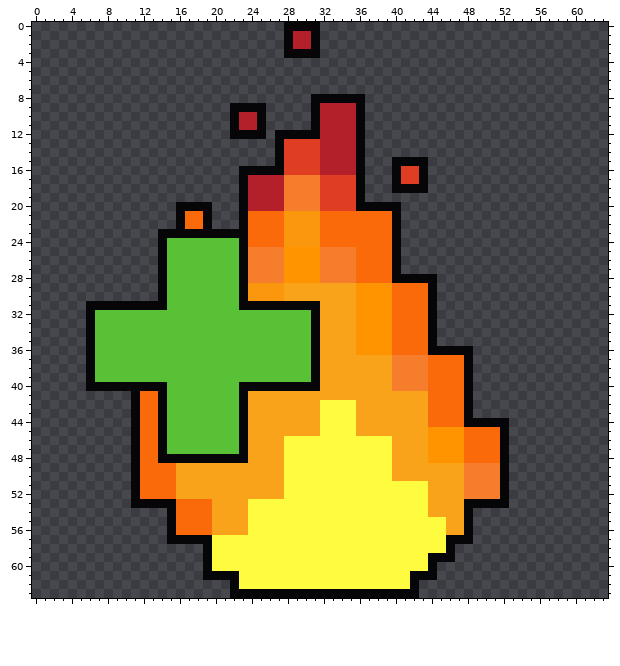
Pixel-art sprite, stored at assets/images/items/ember.png. The picture above was drawn from the file before the commit.
The file is 64x64 pixels.
The result:
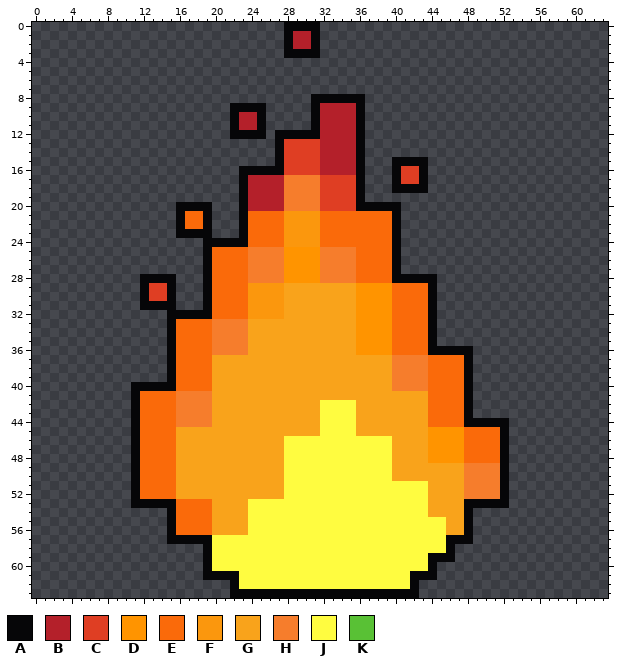
Palette (. is transparent): A #060608  B #b4202a  C #df3e23  D #ff9400  E #fa6a0a  F #fb970d  G #f9a31b  H #f67d2c  J #fffc40  K #59c135
Commit: Changing embers hud element based on available embers
What changed:
y 23: x 14..15 AA -> ..; x 20..22 AAA -> ...
y 24: x 14..22 AKKKKKKKK -> .....AAAA
y 25..27: x 14..23 AKKKKKKKKA -> .....AEEEE
y 28: x 12..13 .. -> AA; x 15..23 KKKKKKKKA -> A...AEEEE
y 29..30: x 12..23 ..AKKKKKKKKA -> ACCA...AEEEE
y 31: x 6..11 AAAAAA -> ......; x 15..31 KKKKKKKKAAAAAAAAA -> A...AEEEEFFFFGGGG
y 32: x 6..31 AKKKKKKKKKKKKKKKKKKKKKKKKA -> .........AAAAAEEEEFFFFGGGG
y 33..36: x 6..31 AKKKKKKKKKKKKKKKKKKKKKKKKA -> .........AEEEEHHHHGGGGGGGG
y 37..39: x 6..31 AKKKKKKKKKKKKKKKKKKKKKKKKA -> .........AEEEEGGGGGGGGGGGG
y 40: x 6..10 AAAAA -> .....; x 15..31 KKKKKKKKAAAAAAAAA -> AEEEEGGGGGGGGGGGG
y 41..44: x 14..23 AKKKKKKKKA -> EEHHHHGGGG
y 45..47: x 14..23 AKKKKKKKKA -> EEGGGGGGGG
y 48: x 14..23 AAAAAAAAAA -> EEGGGGGGGG
